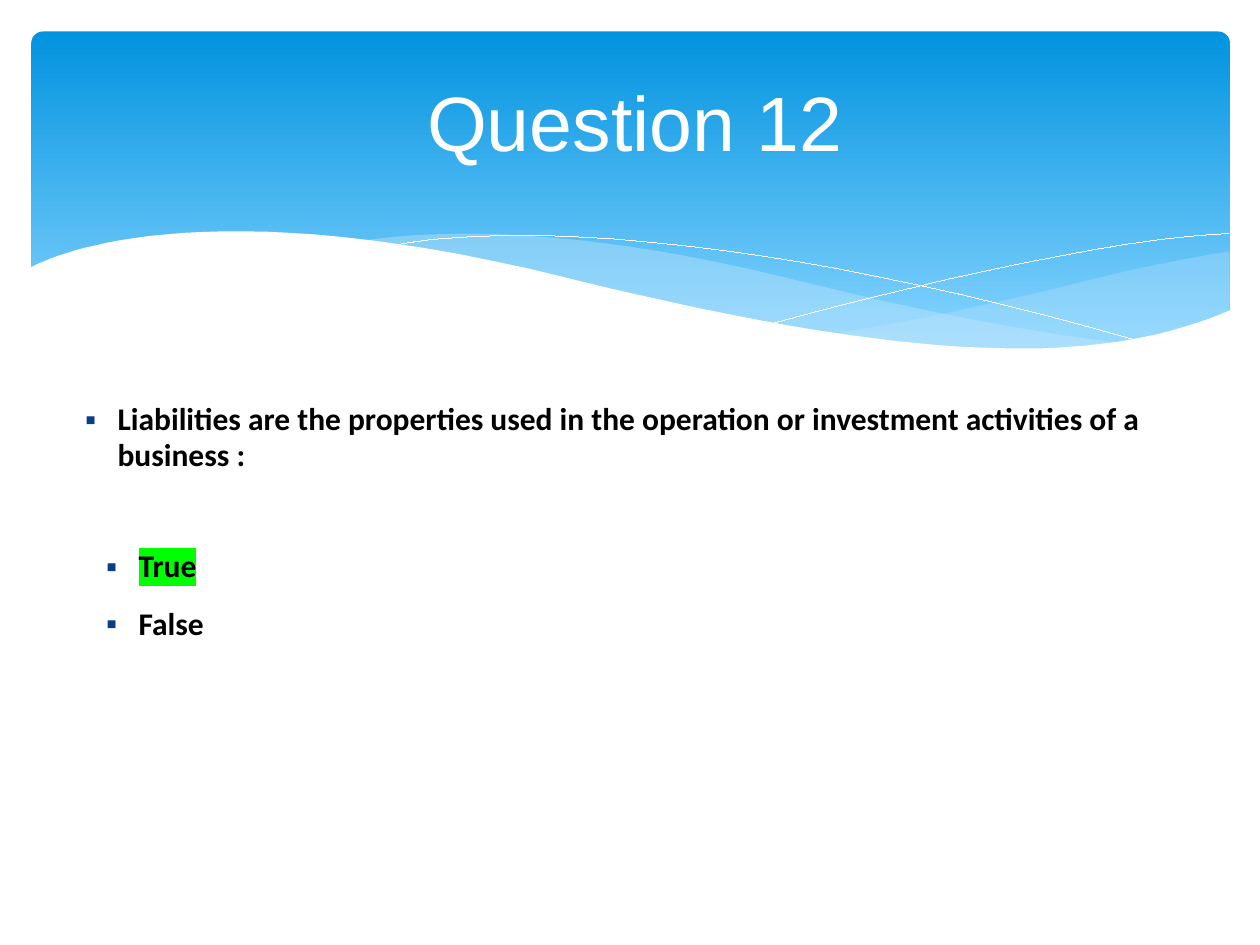
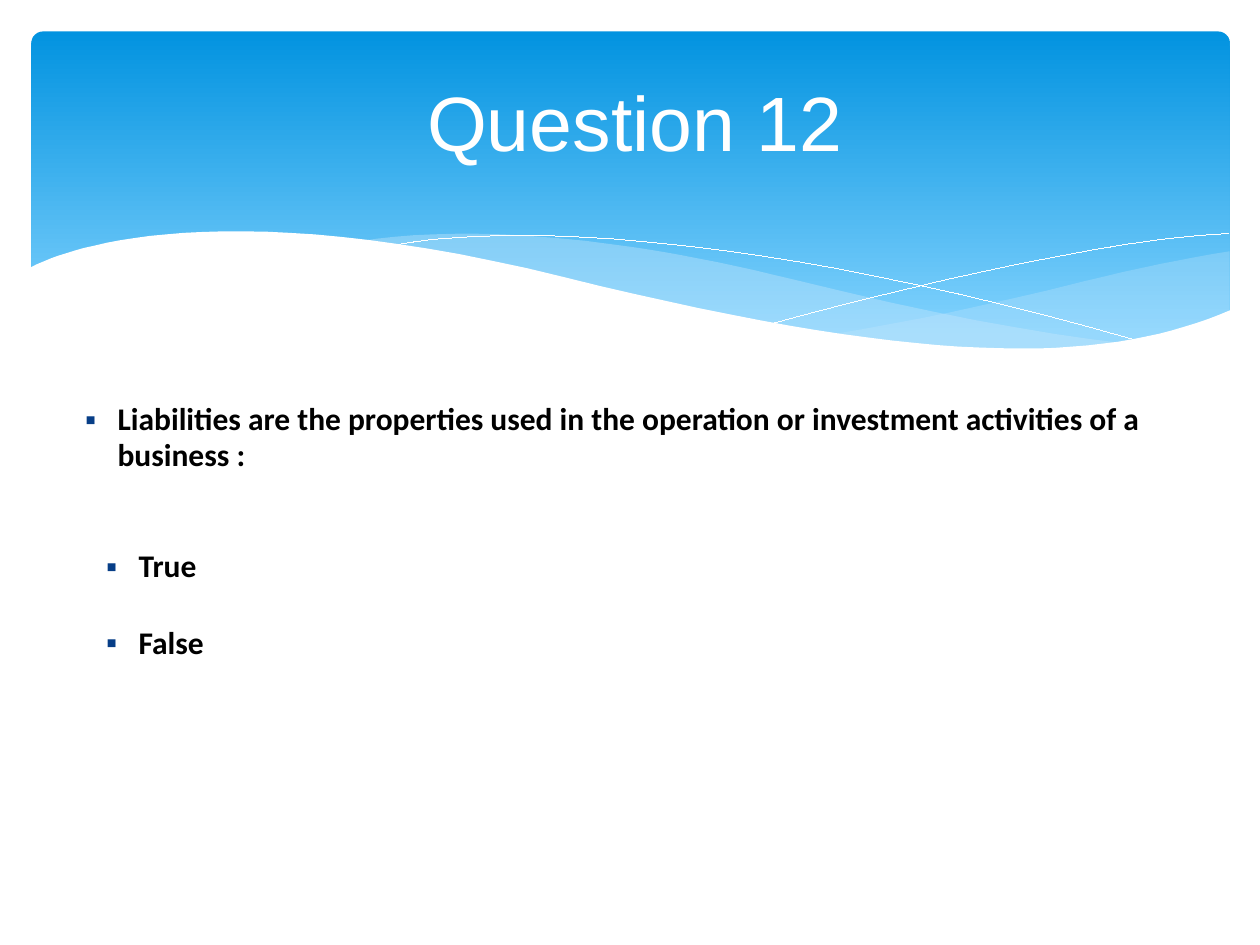
Before and after one commit to ediziks/EPITA-DSA-Notes, a slide deck: slide 14 of Finance/FITM - Finance quiz.pptx. Drawn at 1260x945 pixels with LibreOffice and Linux fonts; fonts in the diff are those of the drawing. Boxes give left, top, right and bottom in pixels: in the first picture for what was removed or moved away, otherwise in the second. Text is boxed around its words. In the diff, an @@ line names an element or a change of style, - is before the commit and + after.

```diff
--- a/Finance/FITM - Finance quiz.pptx
+++ b/Finance/FITM - Finance quiz.pptx
@@ text "True" at box(139, 556, 197, 578): highlight #00FF00 to none @@
@@ text "False": place and size @@
-text "False" at box(139, 613, 204, 636)
+text "False" at box(139, 632, 204, 655)
```
Also in this commit, not shown: 12 other slides changed, 2 other files.
